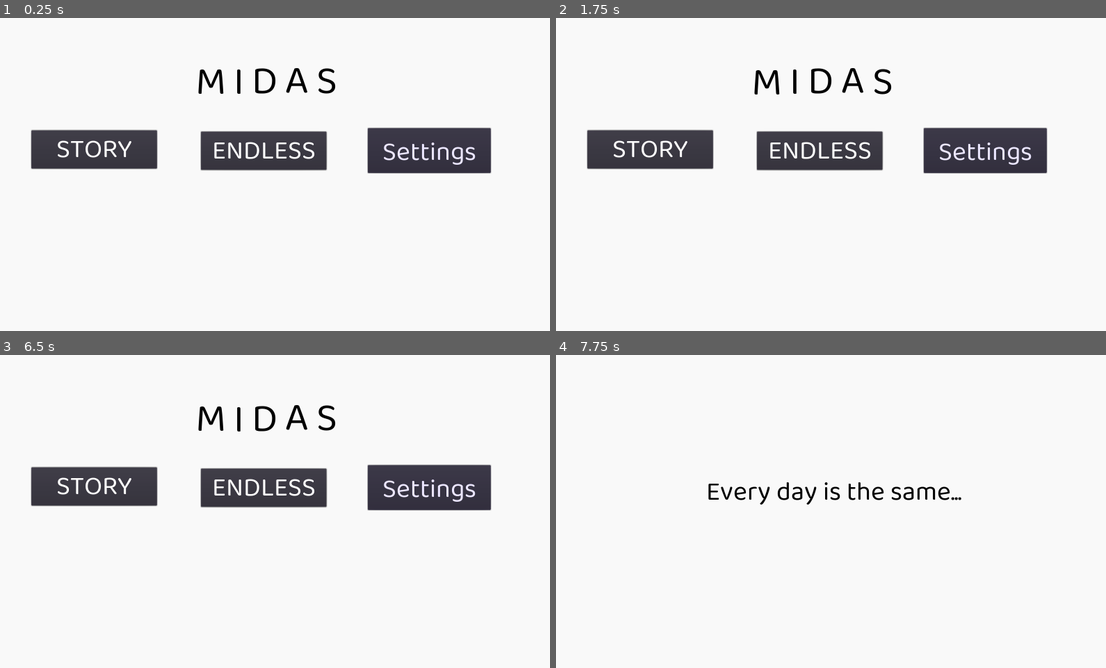
Above: before the commit, frames 1-4 (two rows, left to right).
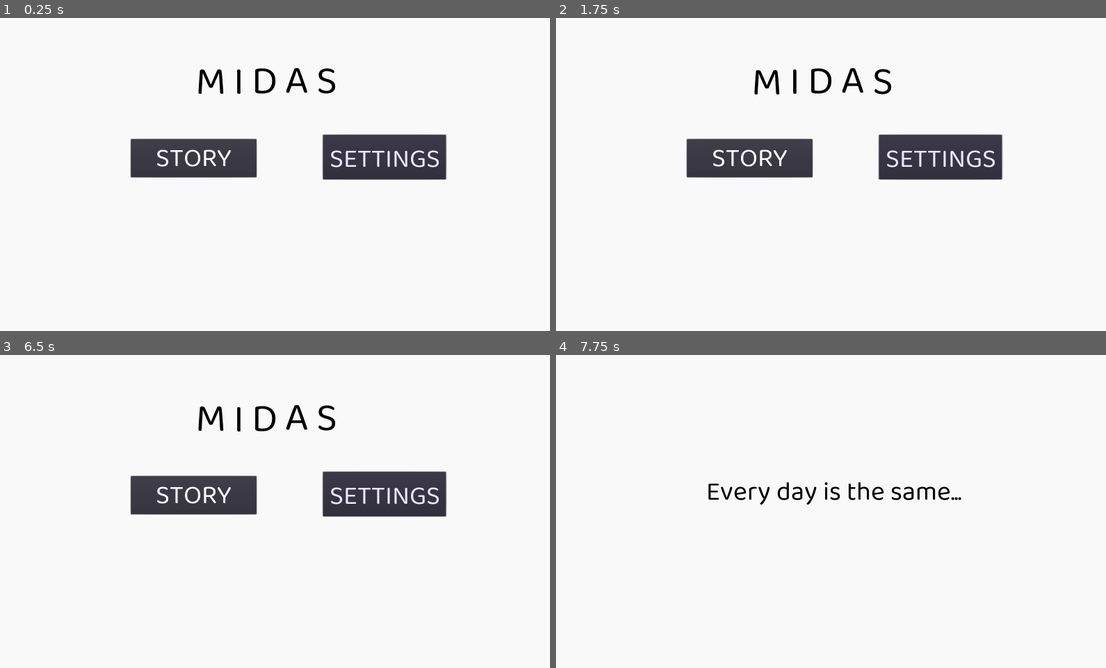
Above: after the commit, the same moments.

Repository: meburns/midas
Game: Godot game, scene res://src/Menu.tscn
Two runs of this game, one before a commit and one after it. Both use one fixed random seed, a clock stepped at 60 frames per second and the inputs below.
Inputs:
- Up to frame 1 (0.25 s): no input
- Up to frame 2 (1.75 s): click "Settings" (after the commit: "SETTINGS") at 0.5 s; click "<=" at 1.25 s
- Up to frame 3 (6.5 s): click "STORY" at 2 s; tap Enter (ui_accept) at 2.75, 3.5 s; hold Right (move_right) 2.78-4.28 s; tap R (refresh) every 0.75 s from 2.85 to 5.85 s; tap Space (jump) at 3.02, 3.77, 5.27, 6.02 s; hold A (move_left) 4.28-5.03 s; hold Right (move_right) from 5.03 s (still down); tap Escape (menu) at 6.4 s
- Up to frame 4 (7.75 s): release Right (move_right) at 6.5 s; click "STORY" at 6.5 s; tap Enter (ui_accept) at 7.25 s; hold A (move_left) from 7.28 s (still down); tap R (refresh) at 7.35 s; tap Space (jump) at 7.52 s

The runs differ from the first frame. In frame 1, 9.0% of the frame differs, in the area x 5-90%, y 34-52%; in frame 2, 9.0%; in frame 3, 9.0%; in frame 4, nothing differs.

Commit message:
Restructure main menu buttons

Diff:
--- a/src/Menu.gd
+++ b/src/Menu.gd
@@ -8,12 +8,12 @@
 	get_node("MenuMusic").play()
 	get_node("MainTitle").set_bbcode("[wave freq=3]M I D A S[/wave]")
 	if Database.get_story_completed():
-		$CreditsButton.visible = true
-		$CreditsButton.disabled = false
+		$EndlessButton.visible = true
+		$EndlessButton.disabled = false
 		$MainTitle.add_color_override("font_color", Color( 229, 203, 33, 255 ))
 		$TitleSparkle.set_emitting(true)
 	else:
-		$CreditsButton.visible = false
+		$EndlessButton.visible = false
 
 
 func _input(_ev):
@@ -35,12 +35,6 @@
 	else:
 		get_tree().change_scene("res://src/transitions/Transition.tscn")
 
-
-func _on_CreditsButton_pressed() -> void:
-	MusicPlayer.play()
-	get_tree().change_scene("res://src/transitions/Credits.tscn")
-
-
 func _on_EndlessButton_pressed() -> void:
 	MusicPlayer.play()
 	get_tree().change_scene("res://src/levels/EndlessLevel.tscn")
--- a/src/Menu.tscn
+++ b/src/Menu.tscn
@@ -29,10 +29,10 @@
 }
 
 [node name="StoryButton" type="Button" parent="."]
-margin_left = 418.79
-margin_top = 499.725
-margin_right = 707.791
-margin_bottom = 587.725
+margin_left = 648.088
+margin_top = 520.107
+margin_right = 937.089
+margin_bottom = 608.107
 __meta__ = {
 "_edit_use_anchors_": false
 }
@@ -51,11 +51,32 @@
 "_edit_use_anchors_": false
 }
 
+[node name="SettingsButton" type="Button" parent="."]
+modulate = Color( 0.92549, 0.905882, 1, 1 )
+margin_left = 1089.89
+margin_top = 510.274
+margin_right = 1372.89
+margin_bottom = 613.274
+__meta__ = {
+"_edit_use_anchors_": false
+}
+
+[node name="Label" type="Label" parent="SettingsButton"]
+margin_right = 284.0
+margin_bottom = 85.0
+custom_fonts/font = ExtResource( 6 )
+text = "SETTINGS"
+align = 1
+valign = 1
+__meta__ = {
+"_edit_use_anchors_": false
+}
+
 [node name="EndlessButton" type="Button" parent="."]
-margin_left = 808.817
-margin_top = 502.987
-margin_right = 1097.83
-margin_bottom = 590.987
+margin_left = 885.25
+margin_top = 697.636
+margin_right = 1174.26
+margin_bottom = 785.636
 __meta__ = {
 "_edit_use_anchors_": false
 }
@@ -67,49 +88,6 @@
 custom_fonts/font = ExtResource( 6 )
 text = "ENDLESS"
 align = 1
-__meta__ = {
-"_edit_use_anchors_": false
-}
-
-[node name="SettingsButton" type="Button" parent="."]
-modulate = Color( 0.92549, 0.905882, 1, 1 )
-margin_left = 1192.82
-margin_top = 494.987
-margin_right = 1475.82
-margin_bottom = 597.987
-__meta__ = {
-"_edit_use_anchors_": false
-}
-
-[node name="Label" type="Label" parent="SettingsButton"]
-margin_right = 284.0
-margin_bottom = 85.0
-custom_fonts/font = ExtResource( 6 )
-text = "Settings"
-align = 1
-valign = 1
-__meta__ = {
-"_edit_use_anchors_": false
-}
-
-[node name="CreditsButton" type="Button" parent="."]
-modulate = Color( 0.92549, 0.905882, 1, 1 )
-margin_left = 816.817
-margin_top = 726.987
-margin_right = 1099.82
-margin_bottom = 829.991
-disabled = true
-__meta__ = {
-"_edit_use_anchors_": false
-}
-
-[node name="Label" type="Label" parent="CreditsButton"]
-margin_right = 284.0
-margin_bottom = 85.0
-custom_fonts/font = ExtResource( 6 )
-text = "Credits"
-align = 1
-valign = 1
 __meta__ = {
 "_edit_use_anchors_": false
 }
@@ -129,6 +107,5 @@
 [node name="Camera2D" parent="." instance=ExtResource( 4 )]
 position = Vector2( 346.79, 241.557 )
 [connection signal="pressed" from="StoryButton" to="." method="_on_StoryButton_pressed"]
+[connection signal="pressed" from="SettingsButton" to="." method="_on_SettingsButton_pressed"]
 [connection signal="pressed" from="EndlessButton" to="." method="_on_EndlessButton_pressed"]
-[connection signal="pressed" from="SettingsButton" to="." method="_on_SettingsButton_pressed"]
-[connection signal="pressed" from="CreditsButton" to="." method="_on_CreditsButton_pressed"]
